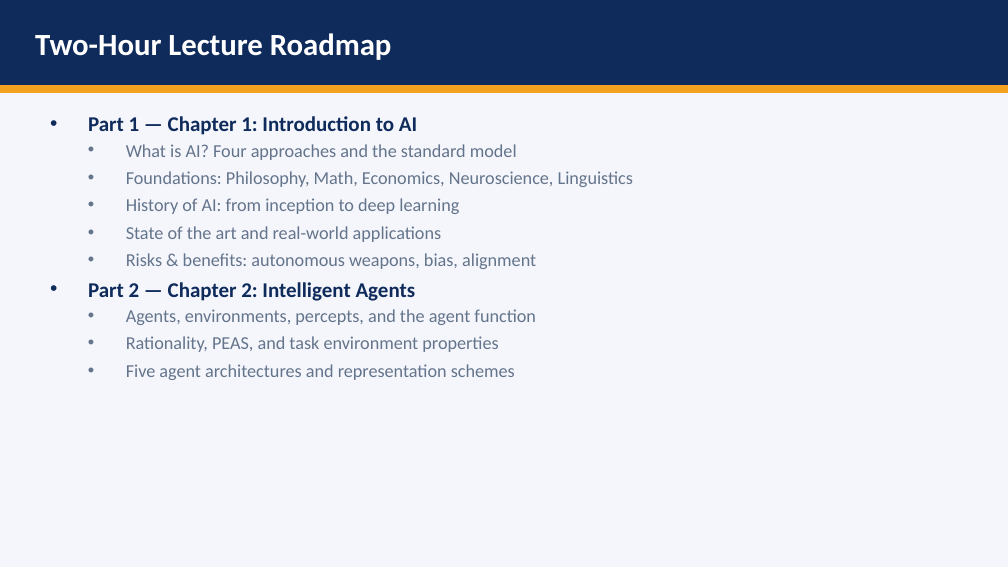
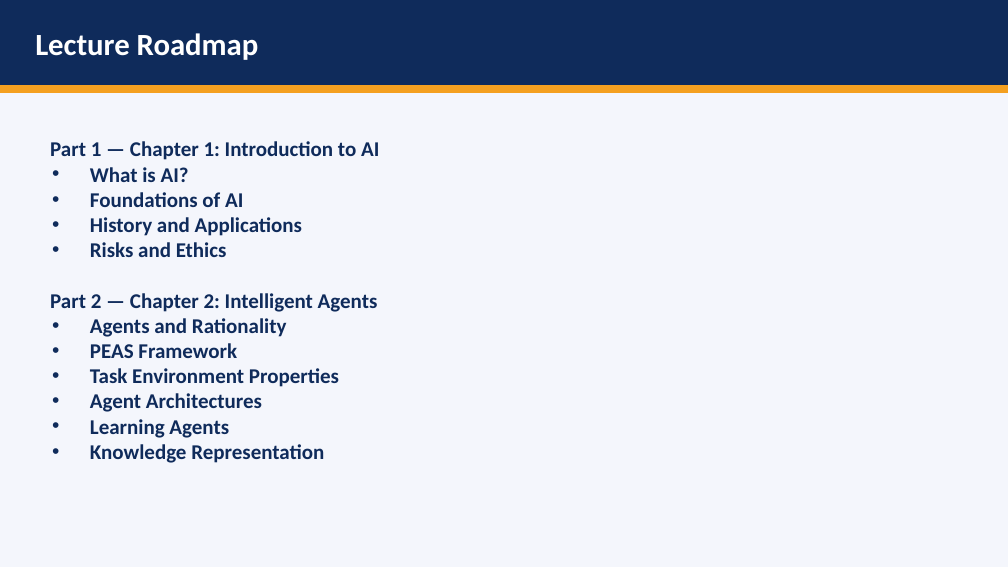
Before and after one commit to DrNatas/Comp_469, a slide deck: slide 3 of Fall 2026/L01 - Introduction and Intelligent Agents/COMP469_Ch1_Ch2_Full_Lecture.pptx. Drawn at 1008x567 pixels with LibreOffice and Linux fonts; fonts in the diff are those of the drawing. Boxes give left, top, right and bottom in pixels: in the first picture for what was removed or moved away, otherwise in the second. Text is boxed around its words. In the diff, an @@ line names an element or a change of style, - is before the commit and + after.

```diff
--- a/Fall 2026/L01 - Introduction and Intelligent Agents/COMP469_Ch1_Ch2_Full_Lecture.pptx
+++ b/Fall 2026/L01 - Introduction and Intelligent Agents/COMP469_Ch1_Ch2_Full_Lecture.pptx
@@ text at <box>35,33,259,60</box>: text changed @@
-Two-Hour Lecture Roadmap
+Lecture Roadmap
@@ text at <box>50,141,379,312</box>: bullet • to none; less space between paragraphs @@
@@ text at <box>90,167,303,257</box>: text changed; size 13 to 15 pt; text colour #64748B to #0F2B5B; bold on @@
-  • What is AI? Four approaches and the standard model
-  • Foundations: Philosophy, Math, Economics, Neuroscience, Linguistics
-  • History of AI: from inception to deep learning
-  • State of the art and real-world applications
-  • Risks & benefits: autonomous weapons, bias, alignment
+• What is AI?
+• Foundations of AI
+• History and Applications
+• Risks and Ethics
@@ text at <box>90,318,339,463</box>: text changed; size 13 to 15 pt; text colour #64748B to #0F2B5B; bold on @@
-  • Agents, environments, percepts, and the agent function
-  • Rationality, PEAS, and task environment properties
-  • Five agent architectures and representation schemes
+• Agents and Rationality
+• PEAS Framework
+• Task Environment Properties
+• Agent Architectures
+• Learning Agents
+• Knowledge Representation
```
Also in this commit, not shown: 4 other slides changed, 8 other files.
